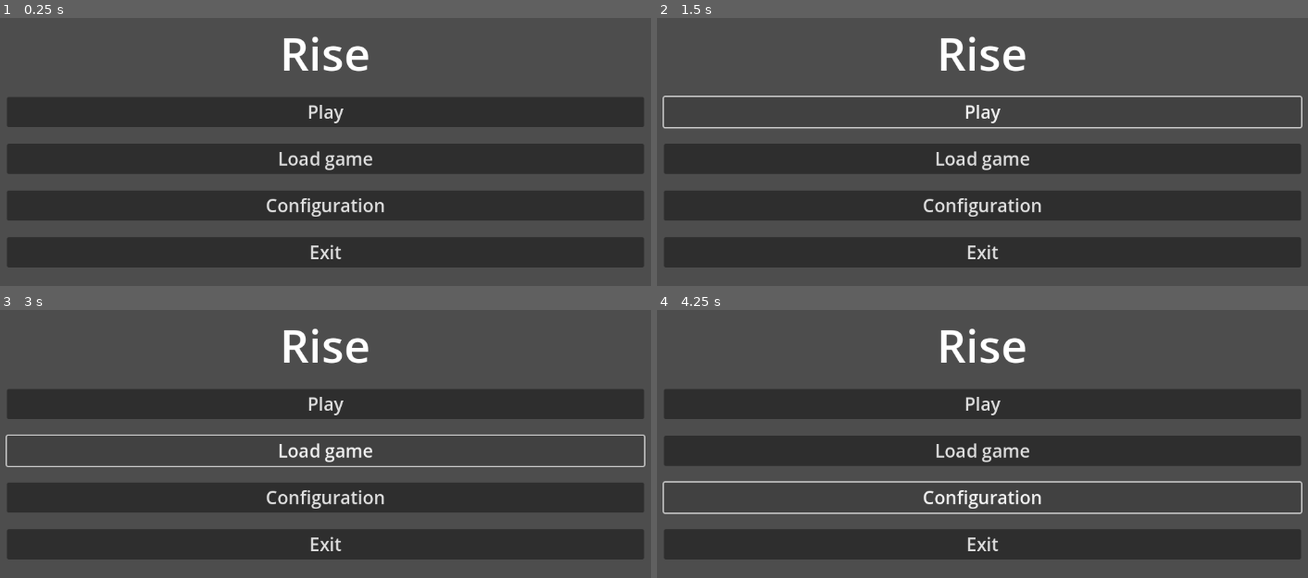
Above: before the commit, frames 1-4 (two rows, left to right).
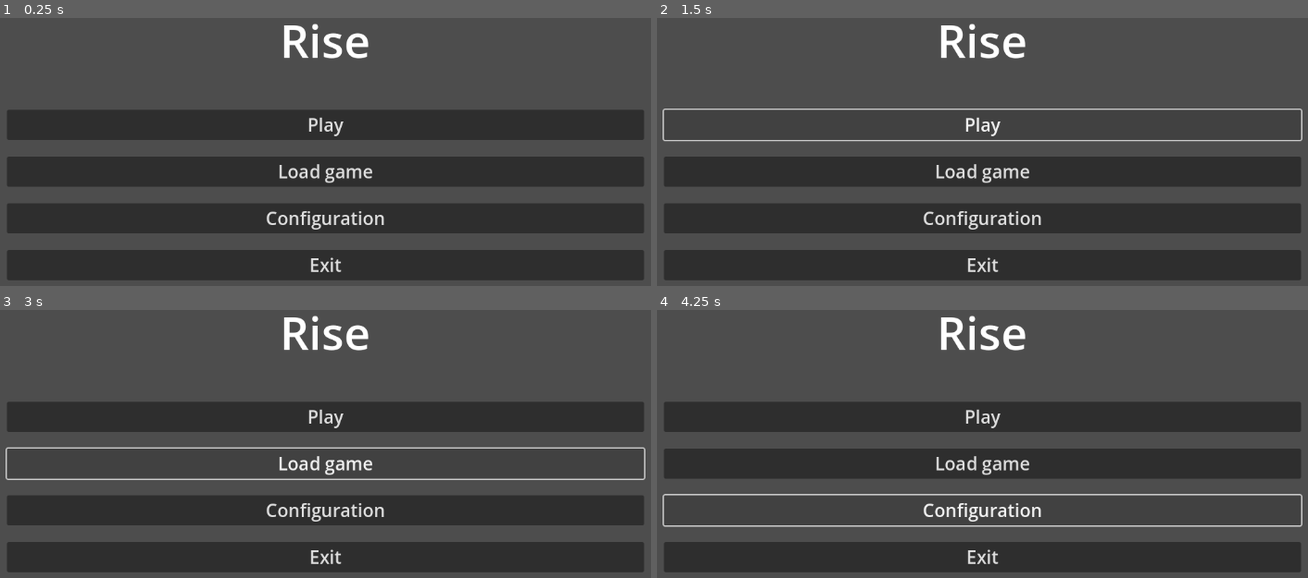
Above: after the commit, the same moments.

Repository: RegreDanger/Rise
Game: Godot game, scene res://scenes/ui/main_menu.tscn
The game is run twice, just before and just after one commit, with the same random seed, the same clock (stepped at 60 frames per second) and the same inputs. Before the commit the project starts from res://scenes/main_menu.tscn.
Inputs:
- Up to frame 1 (0.25 s): no input
- Up to frame 2 (1.5 s): click "Play" at 0.5 s; click "Play" at 1.25 s
- Up to frame 3 (3 s): click "Play" at 2 s; click "Load game" at 2.75 s
- Up to frame 4 (4.25 s): click "Configuration" at 3.5 s

The runs differ from the first frame. In frame 1, 39% of the frame differs, in the area x 1-99%, y 2-98%; in frame 2, 33%; in frame 3, 32%; in frame 4, 33%.

Commit message:
Refactor main menu scene and update editor layout for improved organization and accessibility

Diff:
--- a/scenes/main_menu.tscn
+++ b/scenes/ui/main_menu.tscn
@@ -29,7 +29,7 @@
 anchor_bottom = 1.0
 grow_horizontal = 2
 grow_vertical = 2
-theme_override_constants/separation = 20
+theme_override_constants/separation = 60
 alignment = 1
 
 [node name="Label" type="Label" parent="VBoxContainer"]
Not shown: 2 places in scenes/ui/main_menu.tscn that only renumber resources
